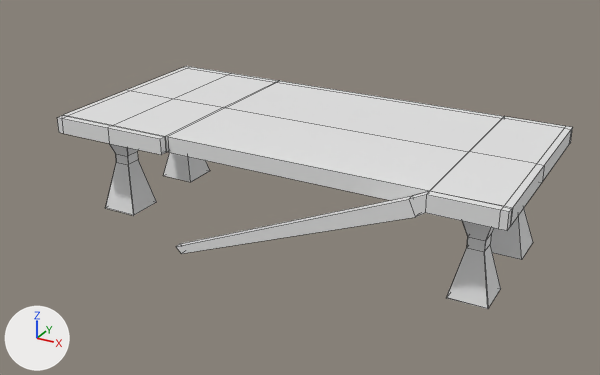
An edit to the FBX model Meshes/Level 3/inside Cave/MesaRota.fbx, drawn before and after from the same camera.
Both versions are drawn from a 50 mm camera at (0.29, -0.559, 0.226) aimed at (-0.004, -0.023, -0.042). Arrows for +X, +Y and +Z are at lower left; the lights stay in place. Mesh edges are drawn as thin lines. Where no turn or scale is listed for an object, it has been applied to the vertices. Vertices at the same position are counted once.
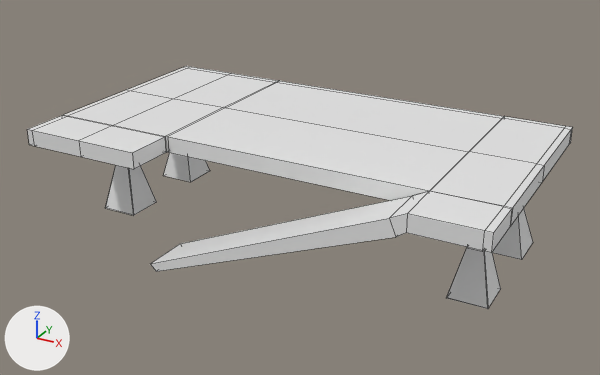
The newer file is also rescaled (x7.19), turned or shifted as a whole; pictures and numbers use the older file's frame.

Pixel boxes (x1, y1, x2, y2) of what changed, in the pictures (600 x 375 px; the box of a moved part takes in the faces that stretch with it):
'Box001', reshaped
    before: (57, 66, 573, 309)
    after: (27, 66, 573, 309)
part 1 of me_mesh, moved or reshaped
    before: (57, 116, 512, 254)
    after: (27, 116, 512, 271)

What the commit changed:
me_mesh has 188 vertices, 185 faces and spans x -0.185..0.185, y -0.088..0.088, z -0.086..0.008.
me_mesh is used by ob_box001; location (-0.0043, -0.0054, 0.0).
me_mesh part 1: all 18 vertices in x -0.185..0.185, y -0.088, z -0.086..0.008 are moved by (0.0, -0.032, 0.0).
